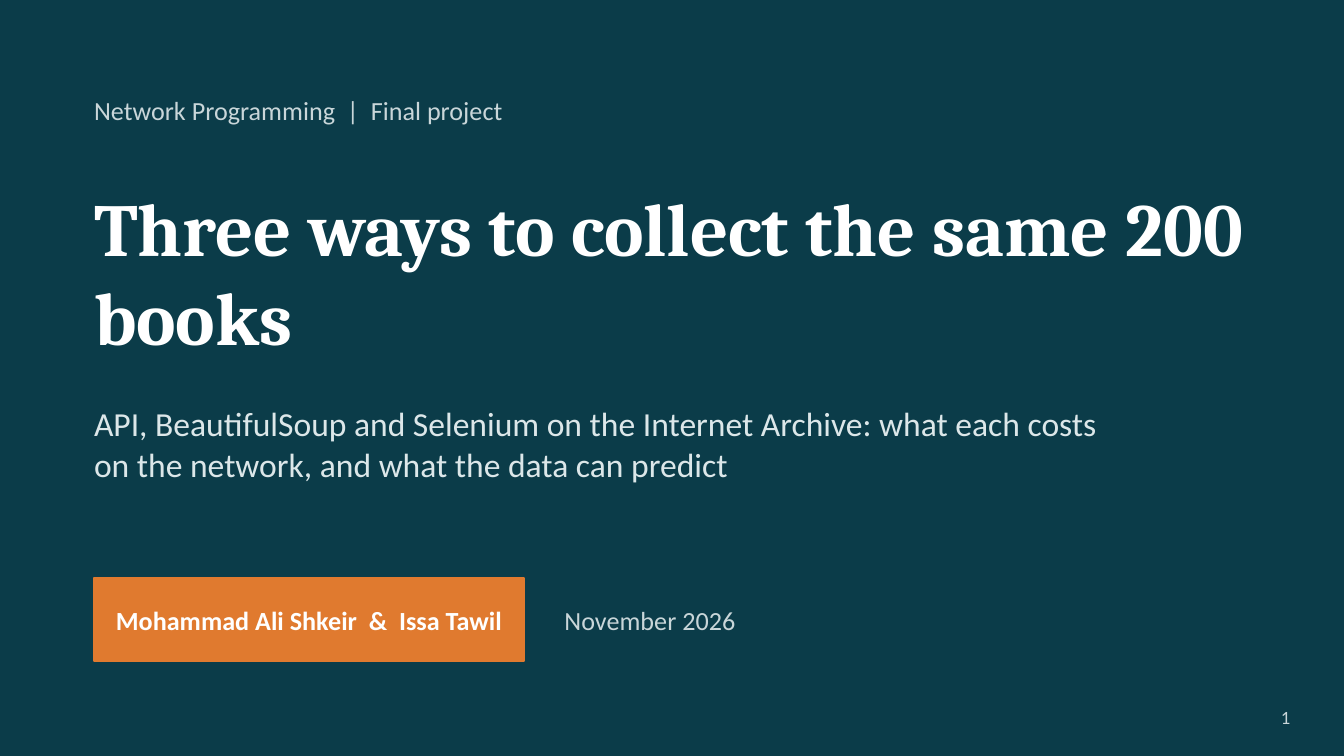
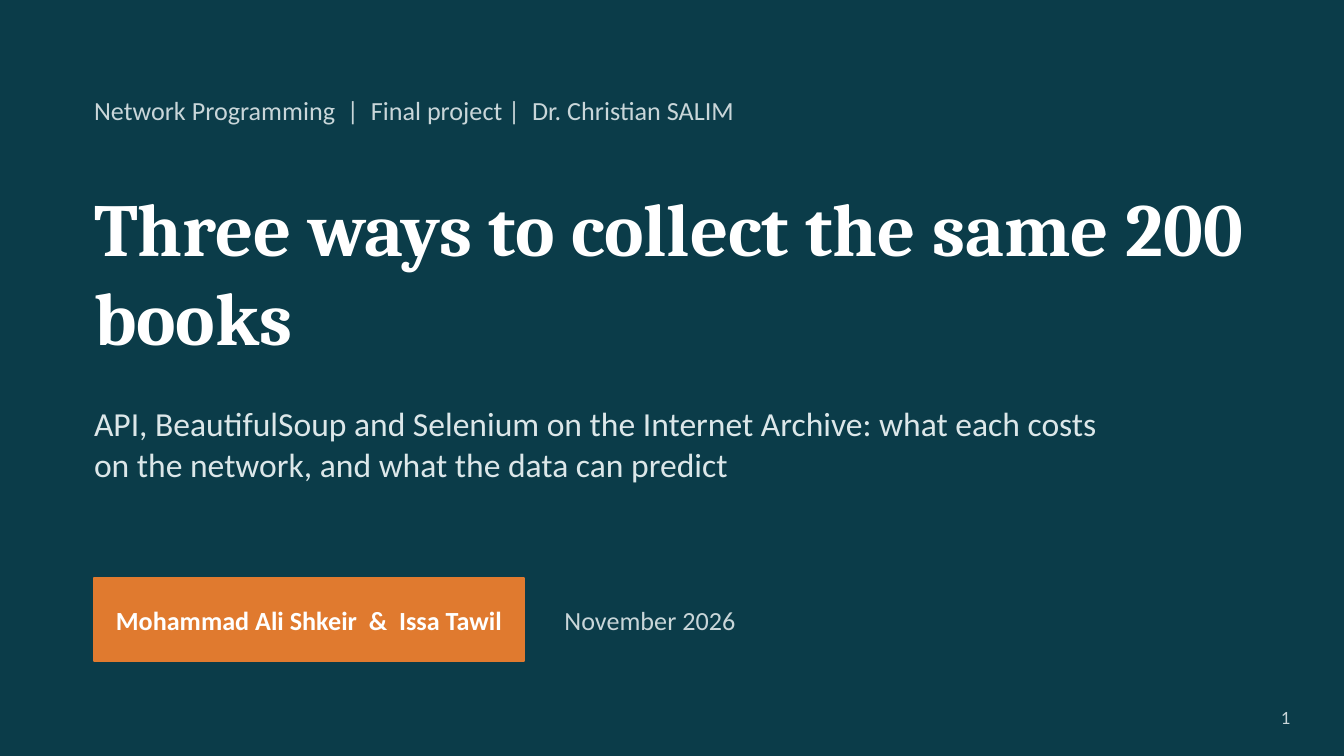
Before and after one commit to Mhmd-Shkeir/Lab-Network-Project, a slide deck: slide 1 of report/Lab_Network_Presentation.pptx. Drawn at 1344x756 pixels with LibreOffice and Linux fonts; fonts in the diff are those of the drawing. Boxes give left, top, right and bottom in pixels: in the first picture for what was removed or moved away, otherwise in the second. Text is boxed around its words. In the diff, an @@ line names an element or a change of style, - is before the commit and + after.

```diff
--- a/report/Lab_Network_Presentation.pptx
+++ b/report/Lab_Network_Presentation.pptx
@@ text at bbox=[94, 102, 734, 125]: text changed @@
-Network Programming | Final project
+Network Programming | Final project | Dr. Christian SALIM
```
Also in this commit, not shown: 1 other file.
